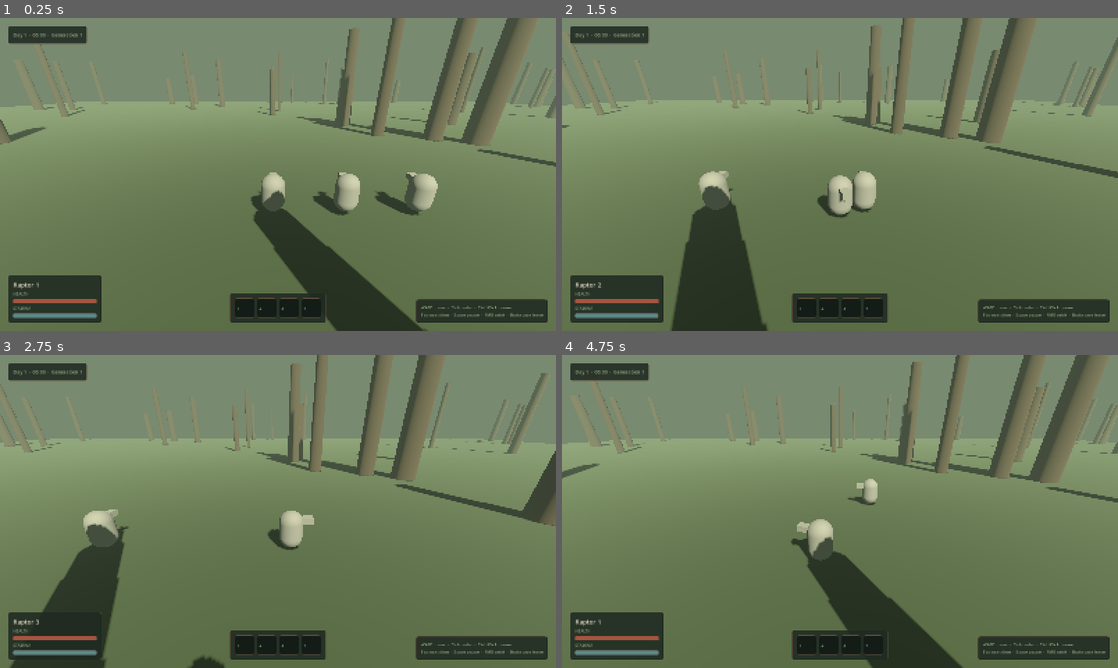
Above: before the commit, frames 1-4 (two rows, left to right).
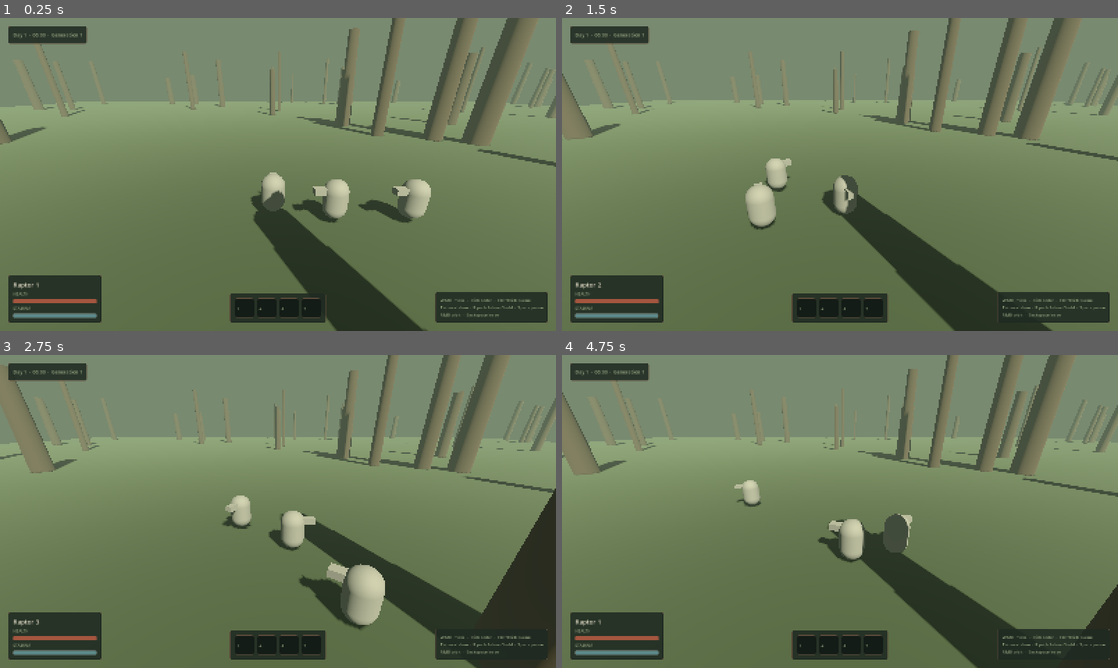
Above: after the commit, the same moments.

Repository: timbron/dyno
Game: Godot game, scene res://scenes/tactical/tactical.tscn
Same seed, same stepped clock (60 frames per second), same inputs: the game is played once before the commit and once after it. This scene is started directly instead of the project's main scene.
Inputs (mouse positions are in pixels of both pictures, inside the frame that each line leads up to):
- Up to frame 1 (0.25 s): no input
- Up to frame 2 (1.5 s): move the mouse to (962, 158) at 0.52 s; hold D (move_right) 0.53-1.28 s; hold Tab (select_next) 0.53-1.28 s; click (962, 158) at 0.67 s; tap Shift (sprint) at 0.8, 1.35 s; move the mouse to (728, 190) at 1.27 s; hold S (move_back) from 1.28 s (still down); click (728, 190) at 1.42 s
- Up to frame 3 (2.75 s): tap F (toggle_pack_follow, bound only after the commit) at 1.55 s; move the mouse to (333, 442) at 2.02 s; release S (move_back) at 2.03 s; hold D (move_right) from 2.03 s (still down); hold F (toggle_pack_follow, bound only after the commit) from 2.03 s (still down); click (333, 442) at 2.17 s; tap Tab (select_next) at 2.3 s
- Up to frame 4 (4.75 s): move the mouse to (812, 574) at 2.77 s; release D (move_right) at 2.78 s; release F (toggle_pack_follow, bound only after the commit) at 2.78 s; hold W (move_forward) 2.78-3.53 s; tap 1 (ability_1) at 2.85 s; click (812, 574) at 2.92 s; tap Shift (sprint) at 3.05 s; move the mouse to (1006, 558) at 3.52 s; hold F (toggle_pack_follow, bound only after the commit) 3.53-4.28 s; hold A (move_left) from 3.53 s (still down); tap 2 (ability_2) at 3.6 s; click (1006, 558) at 3.67 s; tap Escape (ui_cancel) at 4.15 s; move the mouse to (673, 464) at 4.27 s; tap 3 (ability_3) at 4.35 s; click (673, 464) at 4.42 s; tap Tab (select_next) at 4.55 s

The runs differ from the first frame. In frame 1, 3.0% of the frame differs, in the area x 52-99%, y 49-98%; in frame 2, 20%; in frame 3, 23%, in the area x 0-100%, y 0-100%; in frame 4, 21%.

Commit message:
Add wild species, pack follow and main menu (D-02, T-04, U-02)
D-02: dryosaur herd prey and allosaur rival as data; SpeciesData gains
playable, temperament, flee threshold and meat, plus directory loaders.
T-04: unselected pack members follow in a wedge or hold (F); selection
skips the dead. Dinos no longer treat each other as moving platforms.
U-02: main menu scene; species select lists playable species from data
with stat bars, keyboard focus and a way back.

Co-Authored-By: Claude Fable 5.2 <noreply@anthropic.com>

Diff:
--- /dev/null
+++ b/data/species/allosaur.tres
@@ -0,0 +1,22 @@
+[gd_resource type="Resource" script_class="SpeciesData" load_steps=2 format=3]
+
+[ext_resource type="Script" path="res://src/dino/species_data.gd" id="1"]
+
+[resource]
+script = ExtResource("1")
+id = &"allosaur"
+display_name = "Allosaur"
+description = "Large rival predator. Holds a territory alone and fights anything that hunts in it, but backs off when badly hurt."
+playable = false
+social_type = 0
+pack_size = 1
+temperament = 2
+flee_health_fraction = 0.25
+max_health = 240.0
+max_stamina = 90.0
+move_speed = 6.2
+sprint_multiplier = 1.5
+bite_damage = 42.0
+body_scale = 1.8
+lifespan_days = 120
+meat = 4.0
--- /dev/null
+++ b/data/species/dryosaur.tres
@@ -0,0 +1,22 @@
+[gd_resource type="Resource" script_class="SpeciesData" load_steps=2 format=3]
+
+[ext_resource type="Script" path="res://src/dino/species_data.gd" id="1"]
+
+[resource]
+script = ExtResource("1")
+id = &"dryosaur"
+display_name = "Dryosaur"
+description = "Small herd browser. Quick, wary and harmless alone; the herd scatters at the first blood."
+playable = false
+social_type = 1
+pack_size = 5
+temperament = 0
+flee_health_fraction = 1.0
+max_health = 35.0
+max_stamina = 140.0
+move_speed = 7.5
+sprint_multiplier = 1.6
+bite_damage = 4.0
+body_scale = 0.6
+lifespan_days = 70
+meat = 0.6
--- a/data/species/raptor.tres
+++ b/data/species/raptor.tres
@@ -16,3 +16,4 @@
 bite_damage = 12.0
 body_scale = 0.8
 lifespan_days = 90
+meat = 1.2
--- a/data/species/tyrannosaur.tres
+++ b/data/species/tyrannosaur.tres
@@ -16,3 +16,4 @@
 bite_damage = 60.0
 body_scale = 2.2
 lifespan_days = 140
+meat = 6.0
--- a/project.godot
+++ b/project.godot
@@ -7,7 +7,8 @@
 
 config/name="Dyno"
 config/description="Strategy and tactics survival game set in the age of dinosaurs."
-run/main_scene="res://scenes/ui/species_select.tscn"
+run/main_scene="res://scenes/ui/main_menu.tscn"
+config/version="0.1.0"
 config/features=PackedStringArray("4.4", "Forward Plus")
 
 [autoload]
--- /dev/null
+++ b/scenes/ui/main_menu.tscn
@@ -0,0 +1,79 @@
+[gd_scene load_steps=2 format=3]
+
+[ext_resource type="Script" path="res://src/ui/main_menu.gd" id="1"]
+
+[node name="MainMenu" type="Control"]
+layout_mode = 3
+anchors_preset = 15
+anchor_right = 1.0
+anchor_bottom = 1.0
+grow_horizontal = 2
+grow_vertical = 2
+script = ExtResource("1")
+
+[node name="Background" type="ColorRect" parent="."]
+layout_mode = 1
+anchors_preset = 15
+anchor_right = 1.0
+anchor_bottom = 1.0
+grow_horizontal = 2
+grow_vertical = 2
+mouse_filter = 2
+
+[node name="Center" type="CenterContainer" parent="."]
+layout_mode = 1
+anchors_preset = 15
+anchor_right = 1.0
+anchor_bottom = 1.0
+grow_horizontal = 2
+grow_vertical = 2
+
+[node name="Column" type="VBoxContainer" parent="Center"]
+custom_minimum_size = Vector2(320, 0)
+layout_mode = 2
+theme_override_constants/separation = 14
+
+[node name="Title" type="Label" parent="Center/Column"]
+layout_mode = 2
+theme_override_font_sizes/font_size = 72
+text = "DYNO"
+horizontal_alignment = 1
+
+[node name="Tagline" type="Label" parent="Center/Column"]
+layout_mode = 2
+theme_override_font_sizes/font_size = 14
+text = "SURVIVE. GROW OLD. PASS IT ON."
+horizontal_alignment = 1
+
+[node name="Spacer" type="Control" parent="Center/Column"]
+custom_minimum_size = Vector2(0, 24)
+layout_mode = 2
+
+[node name="NewLife" type="Button" parent="Center/Column"]
+layout_mode = 2
+text = "New lineage"
+
+[node name="Continue" type="Button" parent="Center/Column"]
+layout_mode = 2
+disabled = true
+text = "Continue"
+
+[node name="Quit" type="Button" parent="Center/Column"]
+layout_mode = 2
+text = "Quit"
+
+[node name="Version" type="Label" parent="."]
+layout_mode = 1
+anchors_preset = 3
+anchor_left = 1.0
+anchor_top = 1.0
+anchor_right = 1.0
+anchor_bottom = 1.0
+offset_left = -220.0
+offset_top = -40.0
+offset_right = -16.0
+offset_bottom = -12.0
+grow_horizontal = 0
+grow_vertical = 0
+theme_override_font_sizes/font_size = 12
+horizontal_alignment = 2
--- a/src/core/event_bus.gd
+++ b/src/core/event_bus.gd
@@ -8,5 +8,6 @@
 signal tactical_pause_changed(paused: bool)
 signal unit_selected(dino: Node3D)
 signal dino_died(dino: Node3D)
+signal pack_mode_changed(following: bool)
 signal encounter_started(encounter_index: int)
 signal xp_gained(amount: int)
--- a/src/core/input_setup.gd
+++ b/src/core/input_setup.gd
@@ -11,6 +11,7 @@
 	&"tactical_pause": [KEY_SPACE],
 	&"select_next": [KEY_TAB],
 	&"queue_modifier": [KEY_CTRL],
+	&"toggle_pack_follow": [KEY_F],
 	&"leave_encounter": [KEY_BACKSPACE],
 	&"ability_1": [KEY_1],
 	&"ability_2": [KEY_2],
--- a/src/core/scene_router.gd
+++ b/src/core/scene_router.gd
@@ -1,6 +1,7 @@
 extends Node
-## Scene flow (autoload "SceneRouter"): species select -> strategic map <-> tactical.
+## Scene flow (autoload "SceneRouter"): main menu -> species select -> strategic map <-> tactical.
 
+const MAIN_MENU: String = "res://scenes/ui/main_menu.tscn"
 const SPECIES_SELECT: String = "res://scenes/ui/species_select.tscn"
 const STRATEGIC_MAP: String = "res://scenes/strategic/strategic_map.tscn"
 const TACTICAL: String = "res://scenes/tactical/tactical.tscn"
--- a/src/dino/dino.gd
+++ b/src/dino/dino.gd
@@ -64,6 +64,11 @@
 		species = SpeciesData.new()
 	health = species.max_health
 	stamina = species.max_stamina
+	# Other dinos are obstacles, never moving platforms: without this a body that rides up
+	# on another inherits its velocity and both get flung across the arena.
+	platform_floor_layers = 0
+	platform_wall_layers = 0
+	platform_on_leave = CharacterBody3D.PLATFORM_ON_LEAVE_DO_NOTHING
 	_visual.scale = Vector3.ONE * species.body_scale
 	_fit_collision()
 
--- a/src/dino/species_data.gd
+++ b/src/dino/species_data.gd
@@ -3,12 +3,22 @@
 ## Static definition of a playable or wild species. One .tres per species in data/species/.
 
 enum SocialType { SOLO, PACK }
+## How a wild animal of this species reacts to others. Read by the AI, not by Dino.
+enum Temperament { SKITTISH, TERRITORIAL, PREDATOR }
+
+const DIRECTORY: String = "res://data/species/"
 
 @export var id: StringName = &"unknown"
 @export var display_name: String = "Unknown"
 @export_multiline var description: String = ""
+## Offered on the species select screen. Wild-only species set this to false.
+@export var playable: bool = true
 @export var social_type: SocialType = SocialType.SOLO
+## Pack or herd size: how many bodies spawn together.
 @export_range(1, 8) var pack_size: int = 1
+@export var temperament: Temperament = Temperament.PREDATOR
+## Wild animals of this species break off and run below this share of health.
+@export_range(0.0, 1.0) var flee_health_fraction: float = 0.0
 @export var max_health: float = 100.0
 @export var max_stamina: float = 100.0
 @export var move_speed: float = 6.0
@@ -16,6 +26,25 @@
 @export var bite_damage: float = 20.0
 @export var body_scale: float = 1.0
 @export var lifespan_days: int = 120
+## Food a full-grown carcass yields, in meal units (used by feeding in M2).
+@export var meat: float = 1.0
+
+
+## Every species resource in [constant DIRECTORY], sorted by id.
+static func load_all() -> Array[SpeciesData]:
+	var found: Array[SpeciesData] = []
+	for file in ResourceLoader.list_directory(DIRECTORY):
+		if not file.ends_with(".tres"):
+			continue
+		var species := load(DIRECTORY + file) as SpeciesData
+		if species != null:
+			found.append(species)
+	found.sort_custom(func(a: SpeciesData, b: SpeciesData) -> bool: return a.id < b.id)
+	return found
+
+
+static func load_playable() -> Array[SpeciesData]:
+	return load_all().filter(func(species: SpeciesData) -> bool: return species.playable)
 
 
 func is_pack() -> bool:
--- /dev/null
+++ b/src/tactical/formation.gd
@@ -0,0 +1,30 @@
+class_name Formation
+extends RefCounted
+## Pure maths for where pack members stand relative to their leader.
+## The shape is a wedge behind the leader: followers alternate left and right, one row
+## further back for every pair. Local frame: -Z is the leader's facing, +X its right.
+
+## Sideways step per row, as a share of the spacing.
+const WEDGE_SPREAD: float = 0.8
+## Clear ground kept between two bodies standing in formation.
+const BODY_GAP: float = 1.0
+
+
+## Offset of follower [param index] (0 = first follower) in the leader's local frame.
+static func slot_offset(index: int, spacing: float) -> Vector3:
+	var row := index / 2 + 1
+	var side := -1.0 if index % 2 == 0 else 1.0
+	return Vector3(side * row * spacing * WEDGE_SPREAD, 0.0, row * spacing)
+
+
+## World position of follower [param index] for a leader at [param leader_position]
+## turned [param leader_yaw] radians about the Y axis.
+static func slot_position(
+	leader_position: Vector3, leader_yaw: float, index: int, spacing: float
+) -> Vector3:
+	return leader_position + slot_offset(index, spacing).rotated(Vector3.UP, leader_yaw)
+
+
+## Spacing that keeps two bodies of the given ground radii from touching.
+static func spacing_for(leader_radius: float, follower_radius: float) -> float:
+	return leader_radius + follower_radius + BODY_GAP
--- a/src/tactical/squad_controller.gd
+++ b/src/tactical/squad_controller.gd
@@ -1,17 +1,29 @@
 class_name SquadController
 extends Node
 ## Player control of the squad on the tactical field.
-## - Tab cycles the selected dino (a solo species has a squad of one).
+## - Tab cycles the selected dino among the living (a solo species has a squad of one).
 ## - WASD drives the selected dino directly, relative to the camera.
 ## - Left click orders the selected dino to move; hold Ctrl to append to its queue.
+## - F switches the rest of the pack between following in formation and holding position.
+##   A member that was given a click order holds where the order ends until the pack is
+##   told to follow again.
 ## Orders can be given while paused, so this node always processes.
+
+## Followers stop adjusting once this close to their formation slot.
+const SLOT_TOLERANCE: float = 1.0
+## Followers sprint to catch up when further than this from their slot.
+const CATCH_UP_DISTANCE: float = 6.0
 
 var members: Array[Dino] = []
 var selected_index: int = 0
+var pack_following: bool = true
+
+var _holding: Array[Dino] = []
 
 
 func _ready() -> void:
 	process_mode = Node.PROCESS_MODE_ALWAYS
+	EventBus.dino_died.connect(_on_dino_died)
 
 
 func selected() -> Dino:
@@ -20,6 +32,11 @@
 	return members[selected_index]
 
 
+func living() -> Array[Dino]:
+	return members.filter(func(dino: Dino) -> bool: return not dino.is_dead())
+
+
+## Selects the member at [param index], or the next living one after it.
 func select(index: int) -> void:
 	if members.is_empty():
 		return
@@ -27,13 +44,30 @@
 	if previous != null and previous.commands.is_empty():
 		previous.move_intent = Vector3.ZERO
 		previous.wants_sprint = false
-	selected_index = wrapi(index, 0, members.size())
+	var start := wrapi(index, 0, members.size())
+	selected_index = start
+	for step in members.size():
+		var candidate := wrapi(start + step, 0, members.size())
+		if not members[candidate].is_dead():
+			selected_index = candidate
+			break
 	EventBus.unit_selected.emit(selected())
+
+
+func set_pack_following(following: bool) -> void:
+	pack_following = following
+	_holding.clear()
+	if not following:
+		for dino in _followers():
+			_halt(dino)
+	EventBus.pack_mode_changed.emit(pack_following)
 
 
 func _unhandled_input(event: InputEvent) -> void:
 	if event.is_action_pressed(&"select_next"):
 		select(selected_index + 1)
+	elif event.is_action_pressed(&"toggle_pack_follow"):
+		set_pack_following(not pack_following)
 	elif event is InputEventMouseButton:
 		var click := event as InputEventMouseButton
 		if click.pressed and click.button_index == MOUSE_BUTTON_LEFT:
@@ -41,8 +75,10 @@
 
 
 func _physics_process(_delta: float) -> void:
+	if not TimeController.is_paused:
+		_update_followers()
 	var dino := selected()
-	if dino == null:
+	if dino == null or dino.is_dead():
 		return
 	var input := Input.get_vector(&"move_left", &"move_right", &"move_forward", &"move_back")
 	dino.wants_sprint = Input.is_action_pressed(&"sprint")
@@ -61,15 +97,65 @@
 	var right := camera.global_basis.x
 	right.y = 0.0
 	right = right.normalized()
-	# Direct control overrides queued orders.
+	# Direct control overrides queued orders and puts the dino back in the pack.
 	dino.commands.clear()
+	_holding.erase(dino)
 	dino.move_intent = right * input.x - forward * input.y
+
+
+## Living members that take their place from the formation: not selected, not holding
+## and not busy with their own orders.
+func _followers() -> Array[Dino]:
+	var leader := selected()
+	var followers: Array[Dino] = []
+	for dino in members:
+		if dino == leader or dino.is_dead() or _holding.has(dino):
+			continue
+		if not dino.commands.is_empty():
+			continue
+		followers.append(dino)
+	return followers
+
+
+func _update_followers() -> void:
+	var leader := selected()
+	if leader == null or leader.is_dead() or not pack_following:
+		return
+	var followers := _followers()
+	for slot in followers.size():
+		var dino := followers[slot]
+		var spacing := Formation.spacing_for(leader.body_radius(), dino.body_radius())
+		var target := Formation.slot_position(
+			leader.global_position, leader.rotation.y, slot, spacing
+		)
+		var offset := target - dino.global_position
+		offset.y = 0.0
+		var distance := offset.length()
+		if distance <= SLOT_TOLERANCE:
+			_halt(dino)
+			continue
+		dino.move_intent = offset / distance
+		dino.wants_sprint = distance > CATCH_UP_DISTANCE
+
+
+func _halt(dino: Dino) -> void:
+	dino.move_intent = Vector3.ZERO
+	dino.wants_sprint = false
+
+
+func _on_dino_died(dino: Node3D) -> void:
+	var dead := dino as Dino
+	if dead == null or not members.has(dead):
+		return
+	_holding.erase(dead)
+	if dead == selected() and not living().is_empty():
+		select(selected_index + 1)
 
 
 func _order_move(screen_position: Vector2) -> void:
 	var dino := selected()
 	var camera := get_viewport().get_camera_3d()
-	if dino == null or camera == null:
+	if dino == null or dino.is_dead() or camera == null:
 		return
 	var origin := camera.project_ray_origin(screen_position)
 	var normal := camera.project_ray_normal(screen_position)
@@ -81,3 +167,5 @@
 		dino.commands.clear()
 	var point: Vector3 = hit
 	dino.commands.enqueue(TacticalCommand.move_to(point))
+	if not _holding.has(dino):
+		_holding.append(dino)
--- a/src/ui/hud.gd
+++ b/src/ui/hud.gd
@@ -105,7 +105,8 @@
 
 func _build_hints() -> PanelContainer:
 	var text := "WASD move  ·  Click order  ·  Ctrl+Click queue\n"
-	text += "Tab next dino  ·  Space pause  ·  RMB orbit  ·  Backspace leave"
+	text += "Tab next dino  ·  F pack follow / hold  ·  Space pause\n"
+	text += "RMB orbit  ·  Backspace leave"
 	return _panel(JungleTheme.label(text, Palette.LICHEN, 12))
 
 
--- /dev/null
+++ b/src/ui/main_menu.gd
@@ -0,0 +1,32 @@
+extends Control
+## Title screen: start a new lineage, continue a saved one (once saving exists), or quit.
+
+@onready var _background: ColorRect = $Background
+@onready var _title: Label = $Center/Column/Title
+@onready var _tagline: Label = $Center/Column/Tagline
+@onready var _new_life: Button = $Center/Column/NewLife
+@onready var _continue: Button = $Center/Column/Continue
+@onready var _quit: Button = $Center/Column/Quit
+@onready var _version: Label = $Version
+
+
+func _ready() -> void:
+	theme = JungleTheme.build()
+	_background.color = Palette.CANOPY
+	_title.add_theme_color_override(&"font_color", Palette.BONE)
+	_tagline.add_theme_color_override(&"font_color", Palette.AMBER)
+	_version.add_theme_color_override(&"font_color", Palette.LICHEN)
+	_version.text = "v%s" % ProjectSettings.get_setting("application/config/version", "0.1")
+	# TODO(orchestrator): enable when save and load exist (C-01).
+	_continue.tooltip_text = "No saved lineage yet"
+	_new_life.pressed.connect(_on_new_life)
+	_quit.pressed.connect(_on_quit)
+	_new_life.grab_focus()
+
+
+func _on_new_life() -> void:
+	SceneRouter.go_to(SceneRouter.SPECIES_SELECT)
+
+
+func _on_quit() -> void:
+	get_tree().quit()
--- a/src/ui/species_select.gd
+++ b/src/ui/species_select.gd
@@ -1,10 +1,10 @@
 extends Control
-## First screen of a run: choose the species (pack or solo hunter) for this lineage.
+## Choose the species (pack or solo hunter) for this lineage. Lists every playable
+## species in data/species/. Esc or Back returns to the main menu.
 
-const SPECIES_PATHS: Array[String] = [
-	"res://data/species/raptor.tres",
-	"res://data/species/tyrannosaur.tres",
-]
+const CARD_WIDTH: float = 360.0
+
+var _first_button: Button
 
 
 func _ready() -> void:
@@ -13,6 +13,7 @@
 	var background := ColorRect.new()
 	background.color = Palette.CANOPY
 	background.set_anchors_preset(Control.PRESET_FULL_RECT)
+	background.mouse_filter = Control.MOUSE_FILTER_IGNORE
 	add_child(background)
 
 	var center := CenterContainer.new()
@@ -23,22 +24,38 @@
 	column.add_theme_constant_override(&"separation", 28)
 	center.add_child(column)
 
-	var title := JungleTheme.label("Choose your lineage", Palette.BONE, 34)
+	var title := JungleTheme.label("CHOOSE YOUR LINEAGE", Palette.BONE, 34)
 	title.horizontal_alignment = HORIZONTAL_ALIGNMENT_CENTER
 	column.add_child(title)
 
 	var cards := HBoxContainer.new()
+	cards.alignment = BoxContainer.ALIGNMENT_CENTER
 	cards.add_theme_constant_override(&"separation", 24)
 	column.add_child(cards)
-	for path: String in SPECIES_PATHS:
-		var species := load(path) as SpeciesData
-		if species != null:
-			cards.add_child(_build_card(species))
+	for species in SpeciesData.load_playable():
+		cards.add_child(_build_card(species))
+
+	var back := Button.new()
+	back.text = "Back"
+	back.size_flags_horizontal = Control.SIZE_SHRINK_CENTER
+	back.custom_minimum_size = Vector2(160.0, 0.0)
+	back.pressed.connect(_go_back)
+	column.add_child(back)
+
+	if _first_button != null:
+		_first_button.grab_focus()
+	else:
+		back.grab_focus()
+
+
+func _unhandled_input(event: InputEvent) -> void:
+	if event.is_action_pressed(&"ui_cancel"):
+		_go_back()
 
 
 func _build_card(species: SpeciesData) -> PanelContainer:
 	var card := PanelContainer.new()
-	card.custom_minimum_size = Vector2(360.0, 0.0)
+	card.custom_minimum_size = Vector2(CARD_WIDTH, 0.0)
 	var box := VBoxContainer.new()
 	box.add_theme_constant_override(&"separation", 10)
 	card.add_child(box)
@@ -51,22 +68,51 @@
 
 	var description := JungleTheme.label(species.description, Palette.LICHEN, 14)
 	description.autowrap_mode = TextServer.AUTOWRAP_WORD_SMART
-	description.custom_minimum_size = Vector2(320.0, 90.0)
+	description.custom_minimum_size = Vector2(CARD_WIDTH - 40.0, 90.0)
 	box.add_child(description)
 
-	var stats := "Health %d   Stamina %d   Speed %.1f   Bite %d   Lifespan %d days" % [
-		int(species.max_health), int(species.max_stamina), species.move_speed,
-		int(species.bite_damage), species.lifespan_days,
-	]
-	var stats_label := JungleTheme.label(stats, Palette.BONE, 12)
-	stats_label.autowrap_mode = TextServer.AUTOWRAP_WORD_SMART
-	box.add_child(stats_label)
+	box.add_child(_stat_row("HEALTH", species.max_health, 320.0, Palette.CLAY))
+	box.add_child(_stat_row("STAMINA", species.max_stamina, 140.0, Palette.RIVER))
+	box.add_child(_stat_row("SPEED", species.move_speed, 9.0, Palette.FERN))
+	box.add_child(_stat_row("BITE", species.bite_damage, 60.0, Palette.AMBER))
+	box.add_child(
+		JungleTheme.label("Lifespan %d days" % species.lifespan_days, Palette.LICHEN, 12)
+	)
 
 	var button := Button.new()
 	button.text = "Begin life"
 	button.pressed.connect(_on_species_chosen.bind(species))
 	box.add_child(button)
+	if _first_button == null:
+		_first_button = button
 	return card
+
+
+## A labelled bar with the number written out, so the stat never reads by colour alone.
+func _stat_row(title: String, value: float, scale_max: float, fill: Color) -> HBoxContainer:
+	var row := HBoxContainer.new()
+	row.add_theme_constant_override(&"separation", 8)
+	var name_label := JungleTheme.label(title, Palette.LICHEN, 12)
+	name_label.custom_minimum_size = Vector2(70.0, 0.0)
+	row.add_child(name_label)
+	var bar := ProgressBar.new()
+	bar.show_percentage = false
+	bar.max_value = scale_max
+	bar.value = value
+	bar.custom_minimum_size = Vector2(0.0, 12.0)
+	bar.size_flags_horizontal = Control.SIZE_EXPAND_FILL
+	bar.size_flags_vertical = Control.SIZE_SHRINK_CENTER
+	bar.add_theme_stylebox_override(&"fill", JungleTheme.flat_box(fill, fill, 0, 2))
+	row.add_child(bar)
+	var number := JungleTheme.label(String.num(value, 1).trim_suffix(".0"), Palette.BONE, 12)
+	number.custom_minimum_size = Vector2(36.0, 0.0)
+	number.horizontal_alignment = HORIZONTAL_ALIGNMENT_RIGHT
+	row.add_child(number)
+	return row
+
+
+func _go_back() -> void:
+	SceneRouter.go_to(SceneRouter.MAIN_MENU)
 
 
 func _on_species_chosen(species: SpeciesData) -> void:
--- a/tests/suite.gd
+++ b/tests/suite.gd
@@ -3,6 +3,7 @@
 ## Add a _test_* function and call it from run().
 
 const SCENES: Array[String] = [
+	"res://scenes/ui/main_menu.tscn",
 	"res://scenes/ui/species_select.tscn",
 	"res://scenes/strategic/strategic_map.tscn",
 	"res://scenes/tactical/tactical.tscn",
@@ -20,6 +21,9 @@
 	_test_command_queue()
 	await _test_dino_damage_and_death(tree)
 	await _test_dino_collision_scale(tree)
+	_test_species_data()
+	_test_formation()
+	await _test_pack_follow(tree)
 	await _test_scenes_smoke(tree)
 
 
@@ -134,3 +138,92 @@
 		scene.queue_free()
 		await tree.process_frame
 	tree.paused = false
+
+
+func _test_species_data() -> void:
+	var all := SpeciesData.load_all()
+	_check(all.size() >= 4, "four or more species resources load")
+	var ids: Array[StringName] = []
+	for species in all:
+		_check(not ids.has(species.id), "species id %s is unique" % species.id)
+		ids.append(species.id)
+		var sane := species.max_health > 0.0 and species.move_speed > 0.0
+		sane = sane and species.body_scale > 0.0 and species.pack_size >= 1
+		_check(sane, "species %s has usable stats" % species.id)
+	_check(ids.has(&"dryosaur") and ids.has(&"allosaur"), "wild prey and rival exist")
+	var playable := SpeciesData.load_playable()
+	_check(playable.size() == 2, "exactly the raptor and tyrannosaur are playable")
+	for species in playable:
+		_check(species.playable, "load_playable returns only playable species")
+
+
+func _test_formation() -> void:
+	var spacing := Formation.spacing_for(0.5, 0.5)
+	_check(is_equal_approx(spacing, 1.0 + Formation.BODY_GAP), "spacing covers both radii")
+	var first := Formation.slot_offset(0, 2.0)
+	var second := Formation.slot_offset(1, 2.0)
+	var third := Formation.slot_offset(2, 2.0)
+	_check(first.z > 0.0 and second.z > 0.0, "followers stand behind the leader")
+	_check(first.x < 0.0 and second.x > 0.0, "followers alternate left and right")
+	_check(is_equal_approx(first.z, second.z), "a pair shares a row")
+	_check(third.z > first.z, "the next pair is one row further back")
+	var slots: Array[Vector3] = []
+	var apart := true
+	for i in 7:
+		var slot := Formation.slot_offset(i, 2.0)
+		for other in slots:
+			apart = apart and slot.distance_to(other) >= 2.0
+		apart = apart and slot.length() >= 2.0
+		slots.append(slot)
+	_check(apart, "seven followers keep at least the spacing from each other and the leader")
+	# A leader turned a quarter turn left faces -X, so "behind" is +X.
+	var turned := Formation.slot_position(Vector3(10.0, 0.0, 10.0), PI * 0.5, 0, 2.0)
+	_check(turned.x > 10.0, "slots rotate with the leader")
+
+
+func _test_pack_follow(tree: SceneTree) -> void:
+	var species := SpeciesData.new()
+	species.pack_size = 3
+	var ground := StaticBody3D.new()
+	var ground_shape := CollisionShape3D.new()
+	var box := BoxShape3D.new()
+	box.size = Vector3(200.0, 1.0, 200.0)
+	ground_shape.shape = box
+	ground.add_child(ground_shape)
+	ground.position = Vector3(0.0, -0.5, 0.0)
+	tree.root.add_child(ground)
+	var squad := SquadController.new()
+	tree.root.add_child(squad)
+	for i in 3:
+		var dino := _spawn_dino(tree, species)
+		dino.position = Vector3(i * 3.0, 0.1, 0.0)
+		squad.members.append(dino)
+	squad.select(0)
+	var leader := squad.members[0]
+	var follower := squad.members[1]
+	var other := squad.members[2]
+	leader.commands.enqueue(TacticalCommand.move_to(Vector3(0.0, 0.0, -20.0)))
+	for i in 360:
+		await tree.physics_frame
+	_check(leader.global_position.z < -18.0, "leader carries out its move order")
+	_check(follower.global_position.z < -10.0, "follower keeps up with the leader")
+	_check(
+		follower.global_position.distance_to(other.global_position) > 1.0,
+		"followers do not stack on one spot"
+	)
+	squad.set_pack_following(false)
+	var held := follower.global_position
+	leader.commands.enqueue(TacticalCommand.move_to(Vector3(0.0, 0.0, 0.0)))
+	for i in 240:
+		await tree.physics_frame
+	_check(follower.global_position.distance_to(held) < 1.5, "pack on hold stays put")
+	leader.take_damage(1000.0)
+	_check(squad.selected() != leader, "selection leaves a dead leader")
+	_check(not squad.selected().is_dead(), "selection lands on a living member")
+	other.take_damage(1000.0)
+	follower.take_damage(1000.0)
+	squad.select(squad.selected_index + 1)
+	_check(squad.living().is_empty(), "a wiped pack has no living members")
+	for node: Node in [squad, ground, leader, follower, other]:
+		node.queue_free()
+	await tree.process_frame
Not shown, added: src/tactical/formation.gd.uid
Not shown, added: src/ui/main_menu.gd.uid
Not shown, changed: docs/ARCHITECTURE.md
Not shown, changed: docs/PLAN.md
